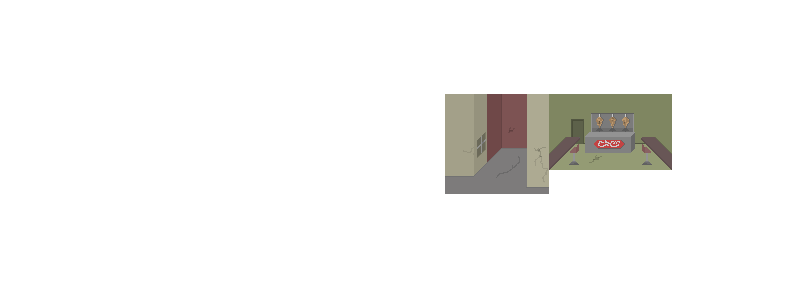
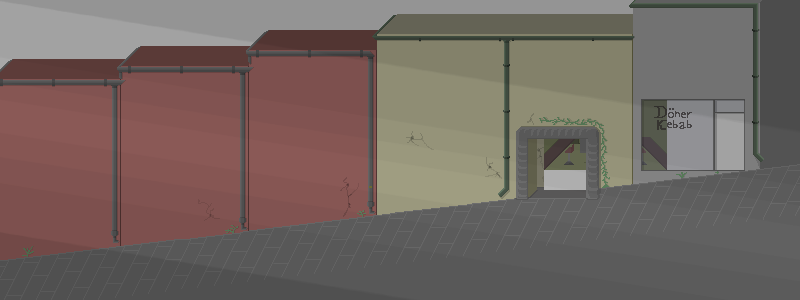
Layered file, before and after one edit (800x300). Changes by layer:
showed "garibaldi_lights_layer" over (0, 0, 800, 300)
showed "garibaldi_background" over (0, 0, 800, 300)
painted on "garibaldi_panorama" over (544, 94, 672, 194)
